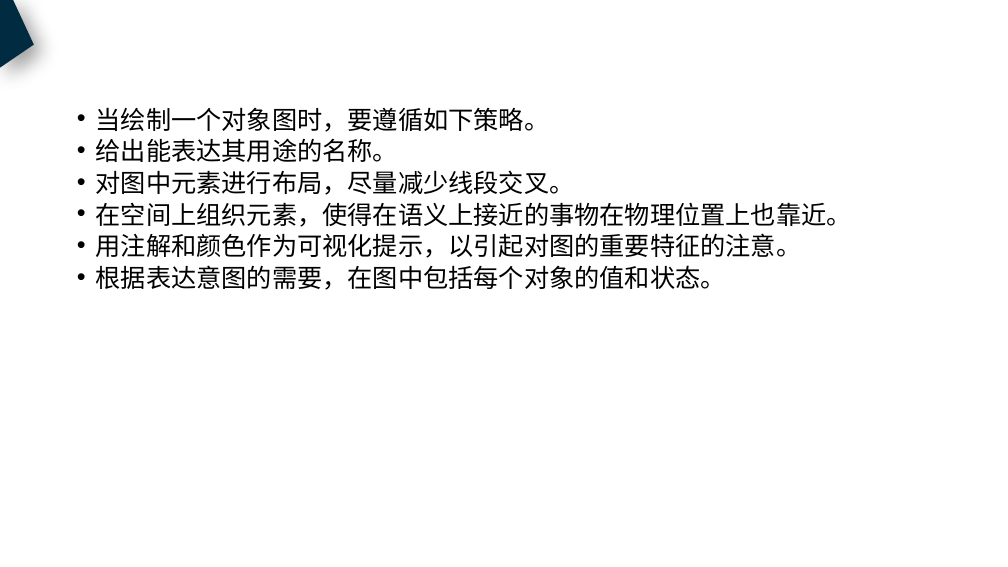
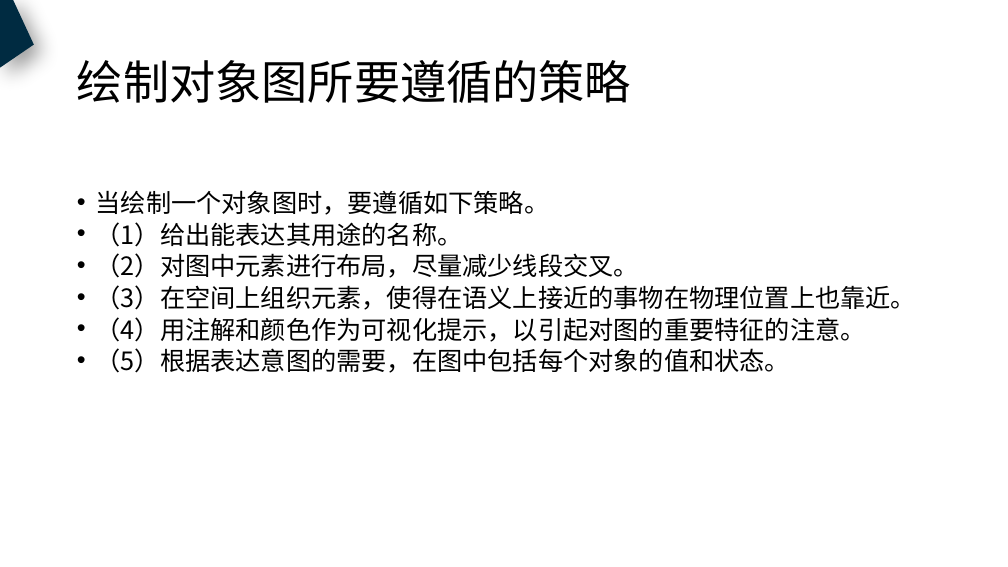
Before and after one commit to PRD2018-G18/PRD2018, a slide deck: slide 14 of 非受控文档/过程文档/UML基础3/UML基础3.pptx. Drawn at 1008x567 pixels with LibreOffice and Linux fonts; fonts in the diff are those of the drawing. Boxes give left, top, right and bottom in pixels: in the first picture for what was removed or moved away, otherwise in the second. Text is boxed around its words. In the diff, an @@ line names an element or a change of style, - is before the commit and + after.

```diff
--- a/非受控文档/过程文档/UML基础3/UML基础3.pptx
+++ b/非受控文档/过程文档/UML基础3/UML基础3.pptx
@@ title added at [77,60,631,103], 44 pt, text #000000 @@
+绘制对象图所要遵循的策略
@@ text "当绘制一个对象图时，要遵循如下策略。": place and size @@
-text "当绘制一个对象图时，要遵循如下策略。" at [96,107,852,290]
+text "当绘制一个对象图时，要遵循如下策略。" at [96,190,916,373]
@@ text at [96,222,916,373]: text changed @@
-• 给出能表达其用途的名称。
-• 对图中元素进行布局，尽量减少线段交叉。
-• 在空间上组织元素，使得在语义上接近的事物在物理位置上也靠近。
-• 用注解和颜色作为可视化提示，以引起对图的重要特征的注意。
-• 根据表达意图的需要，在图中包括每个对象的值和状态。
+• （1）给出能表达其用途的名称。
+• （2）对图中元素进行布局，尽量减少线段交叉。
+• （3）在空间上组织元素，使得在语义上接近的事物在物理位置上也靠近。
+• （4）用注解和颜色作为可视化提示，以引起对图的重要特征的注意。
+• （5）根据表达意图的需要，在图中包括每个对象的值和状态。
```
Also in this commit, not shown: 23 other slides changed, 1 slide added, 1 slide removed, 1 other file.
